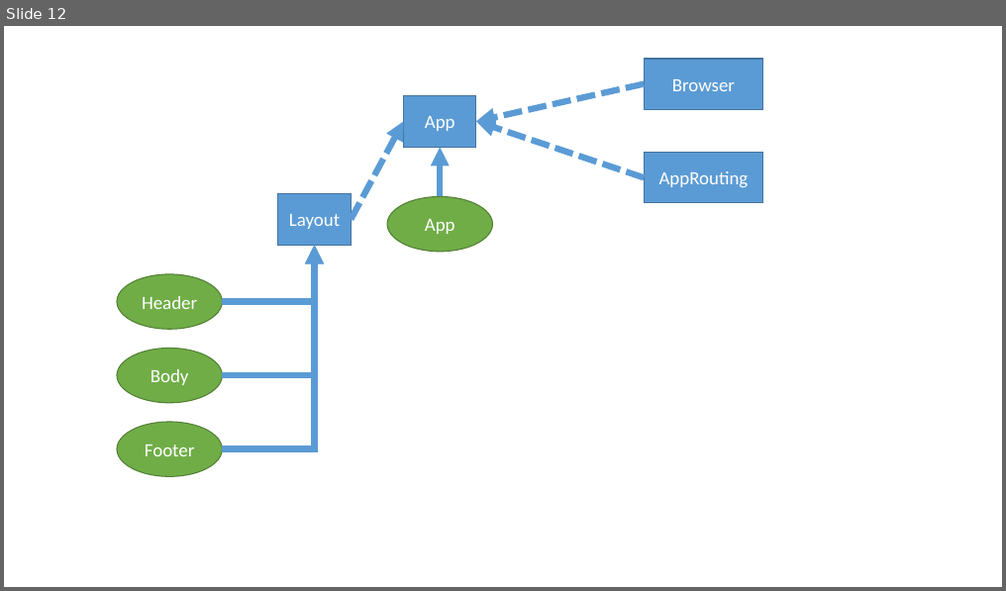
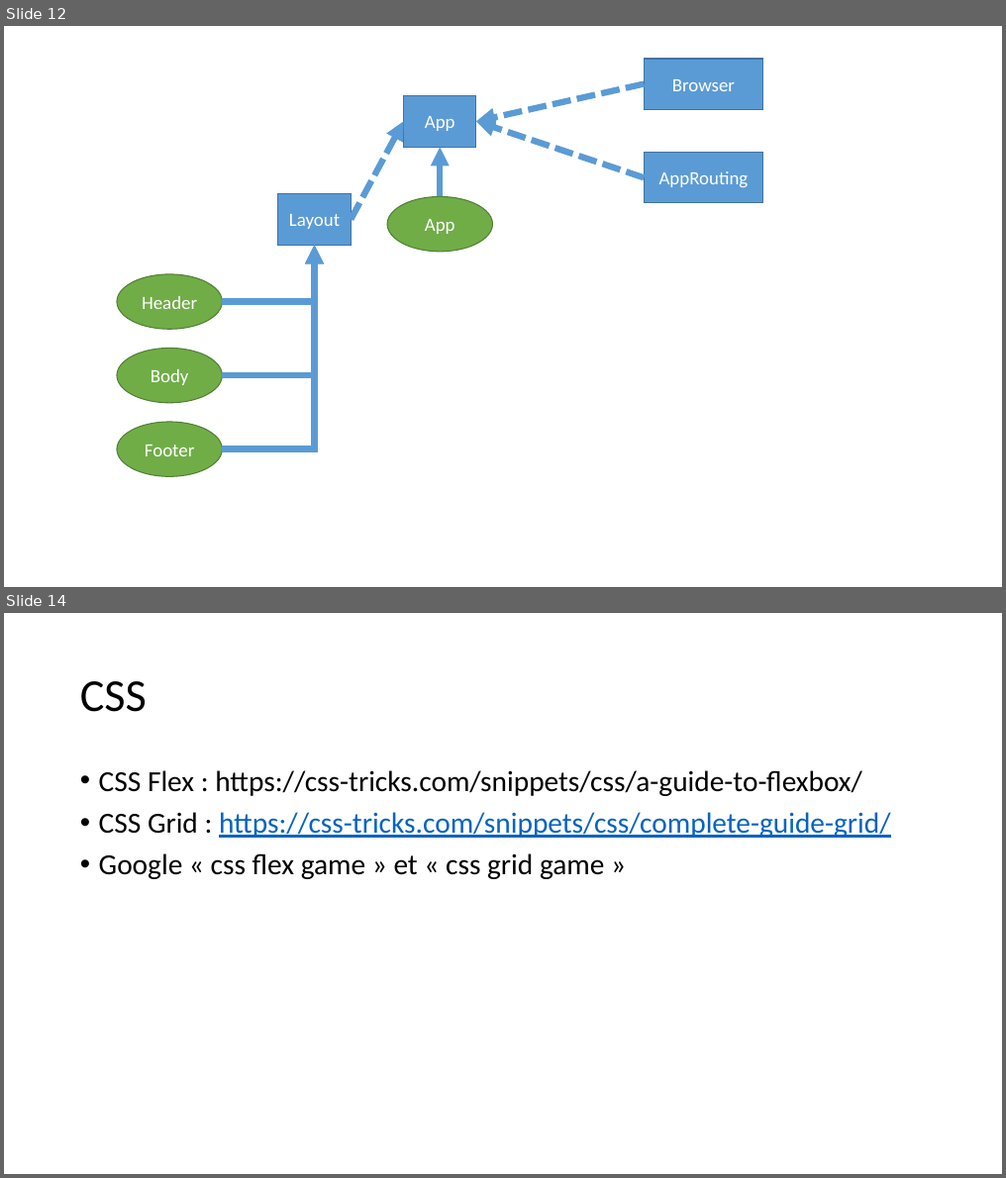
Before and after one commit to spaw3003/202205-formation-angular, a slide deck: notes.pptx. Shown one above the other, each under a label of ours: slide 12 before the commit, slides 12 and 14 after it; the slides between them are not shown. The pictures are 1006x591 and 1006x1178 pixels, drawn with LibreOffice and Linux fonts; fonts in the diff are those of the drawing. Boxes give left, top, right and bottom in pixels: in the first picture for what was removed or moved away, otherwise in the second. Text is boxed around its words. In the diff, an @@ line names an element or a change of style, - is before the commit and + after.

```diff
--- a/notes.pptx
+++ b/notes.pptx
@@ slide 14 added at box(4, 613, 1002, 1174), background #FFFFFF @@
@@ title added at box(80, 681, 147, 712), 44 pt, text #000000 @@
+CSS
@@ text added at box(99, 770, 891, 879), 28 pt, text #000000 @@
+• CSS Flex : https://css-tricks.com/snippets/css/a-guide-to-flexbox/
+• CSS Grid : https://css-tricks.com/snippets/css/complete-guide-grid/
+• Google « css flex game » et « css grid game »
```
Also in this commit, not shown: 5 slides changed, 15 other slides added.
